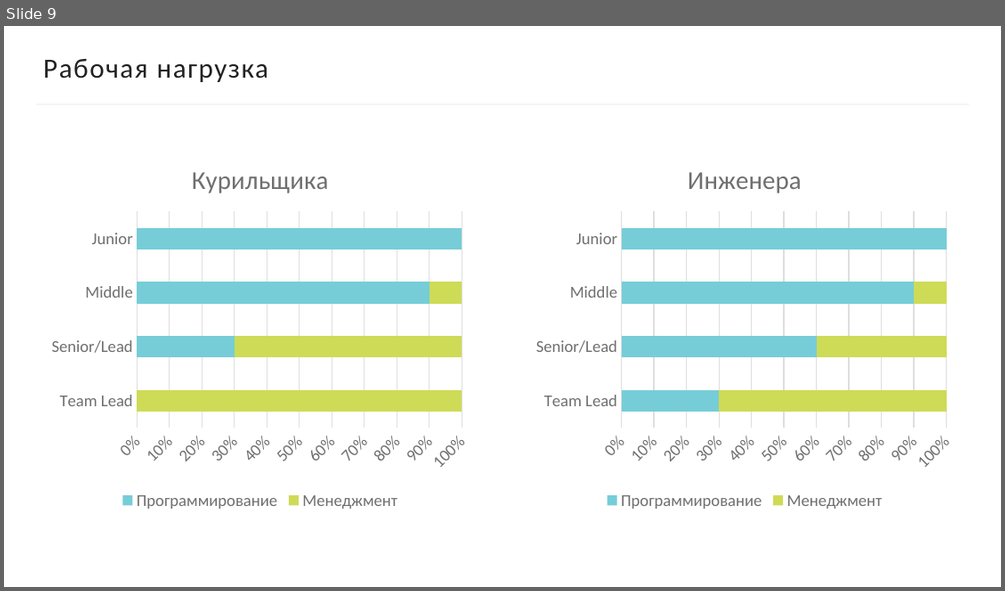
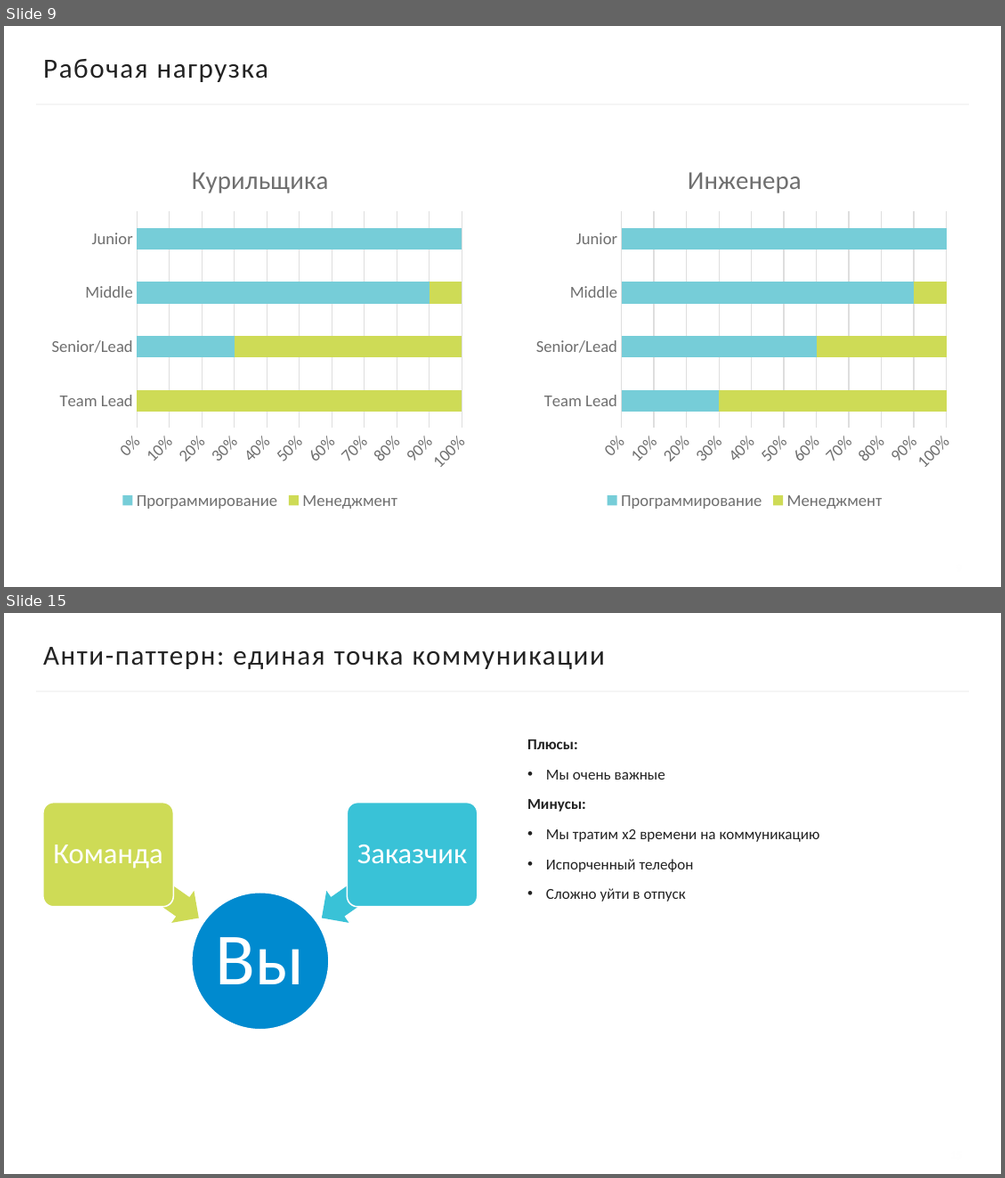
Before and after one commit to kugushev/presentations, a slide deck: 2020_HandZone4Teamlead/Presentation.pptx. Shown one above the other, each under a label of ours: slide 9 before the commit, slides 9 and 15 after it; the slides between them are not shown. The pictures are 1005x591 and 1005x1178 pixels, drawn with LibreOffice and Linux fonts; fonts in the diff are those of the drawing; background and template pictures are left out. Boxes give left, top, right and bottom in pixels: in the first picture for what was removed or moved away, otherwise in the second. Text is boxed around its words. In the diff, an @@ line names an element or a change of style, - is before the commit and + after.

```diff
--- a/2020_HandZone4Teamlead/Presentation.pptx
+++ b/2020_HandZone4Teamlead/Presentation.pptx
@@ slide 15 added at box(4, 613, 1001, 1174), background #FFFFFF; not listed: 1 template element that a slide beside it also shows @@
@@ title added at box(43, 647, 605, 669), 20 pt, text #222222 @@
+Анти-паттерн: единая точка коммуникации
@@ text added at box(527, 739, 820, 901), 11 pt, text #222222 @@
+Плюсы:
+• Мы очень важные
+Минусы:
+• Мы тратим x2 времени на коммуникацию
+• Испорченный телефон
+• Сложно уйти в отпуск
@@ group added at box(43, 803, 477, 1030): 3 texts, 2 left arrows, 2 rounded rectangles, 1 ellipse @@
+Вы
+Команда
+Заказчик
@@ page number added at box(812, 1139, 962, 1174), 8 pt, text #FEFEFE, bold @@
+15
```
Also in this commit, not shown: 6 other slides added.
